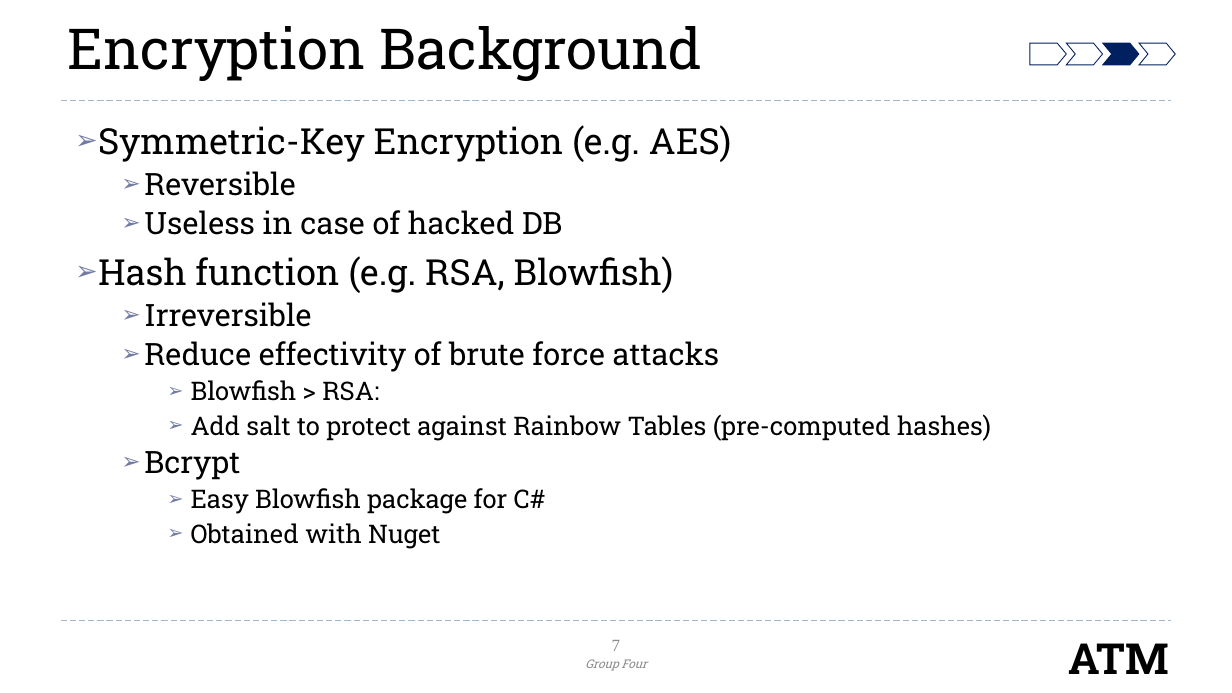
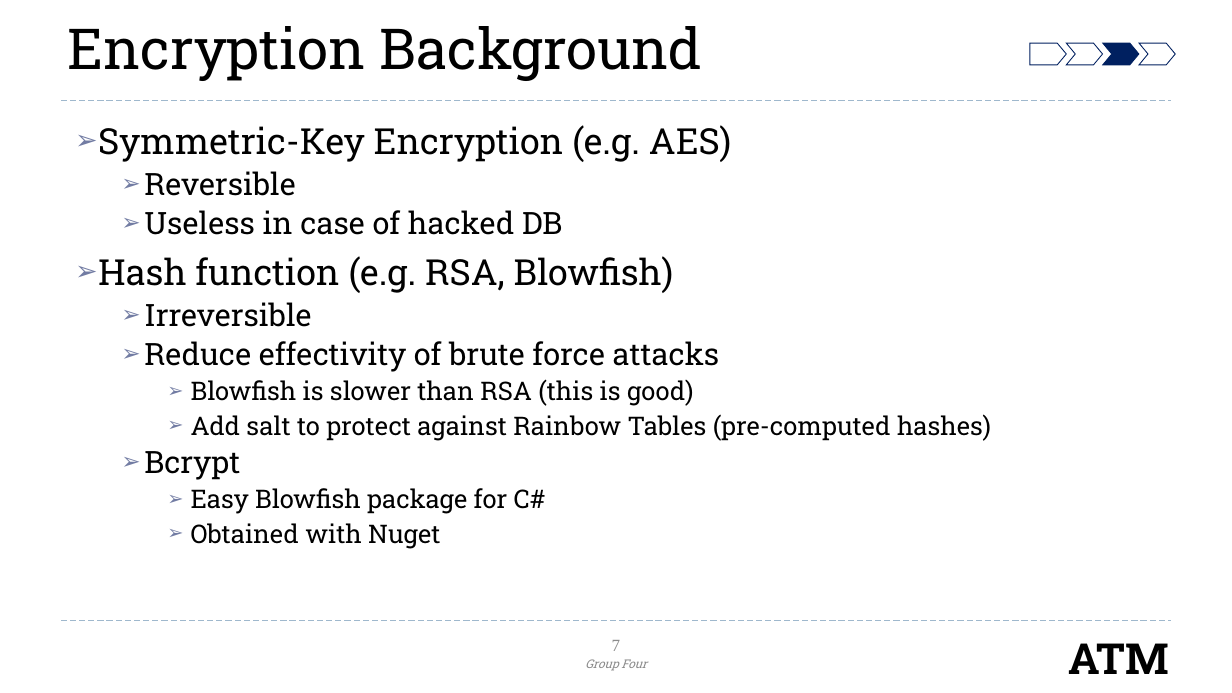
Before and after one commit to mari-husain/csharp-atm, a slide deck: slide 7 of C# Project.pptx. Drawn at 1232x693 pixels with LibreOffice and Linux fonts; fonts in the diff are those of the drawing; background and template pictures are left out. Boxes give left, top, right and bottom in pixels: in the first picture for what was removed or moved away, otherwise in the second. Text is boxed around its words. In the diff, an @@ line names an element or a change of style, - is before the commit and + after.

Commit message:
updated encryption

```diff
--- a/C# Project.pptx
+++ b/C# Project.pptx
@@ text at [191, 379, 694, 406]: text changed @@
-    ➢ Blowfish > RSA:
+    ➢ Blowfish is slower than RSA (this is good)
```
